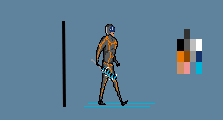
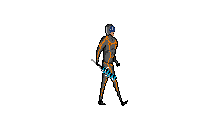
Layered file, before and after one edit (223x120). Changes by layer:
moved "пол" into group "bg" over [84, 103, 155, 107]
moved "palitra" into group "bg" over [177, 29, 202, 74]
moved "Фигура 1" into group "bg" over [62, 21, 66, 107]
moved "Слой 1" into group "bg" over [0, 0, 223, 120]
